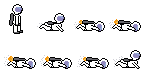
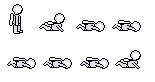
Layers edited between the first and the second 155px x 82px image:
hid "sliding 8-Kopie" over [113, 51, 140, 68]
hid "sliding 7-Kopie", painted on it over [77, 56, 108, 68]
hid "sliding 6-Kopie", painted on it over [40, 55, 71, 68]
hid "sliding 5-Kopie", painted on it over [4, 55, 35, 68]
hid "sliding 4-Kopie", painted on it over [109, 19, 140, 31]
hid "sliding 3-Kopie", painted on it over [74, 20, 104, 31]
hid "sliding 2-Kopie" over [37, 14, 64, 31]
hid "sliding 1-Kopie" over [10, 5, 22, 33]
painted on "Hintergrund" over [7, 5, 140, 68]
